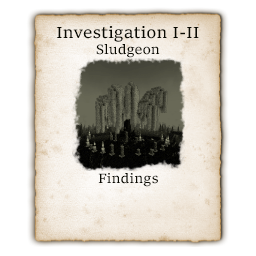
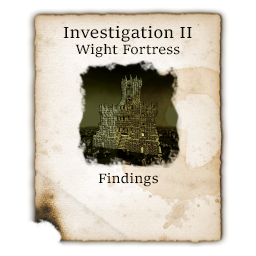
Layer changes from the first 256 × 256 image to the second:
added layer "Layer 5" (linear burn, 40%) above "Layer 5 copy" over (78, 44, 227, 242)
added layer "Layer 5 copy" (hard light) above "Group 1" over (27, 26, 227, 247)
added group "Group 1" with 9 layers over (27, 26, 227, 247)
moved "Findings" into group "Group 1" over (105, 173, 158, 187)
renamed "Investigation I-II Sludgeon" to "Investigation II Wight Fortress", moved it into group "Group 1", painted on it over (57, 26, 199, 58)
added group "Group 2" with 6 layers in group "Group 1" over (27, 26, 227, 247)
hid "Levels 1", moved it into group "Group 2" over (72, 58, 185, 171)
showed "Layer 3", moved it into group "Group 2" over (74, 60, 182, 168)
added layer "Layer 1 copy" in group "Group 2" over (27, 26, 227, 247)
hid "Layer 1", moved it into group "Group 2" over (27, 26, 227, 247)
